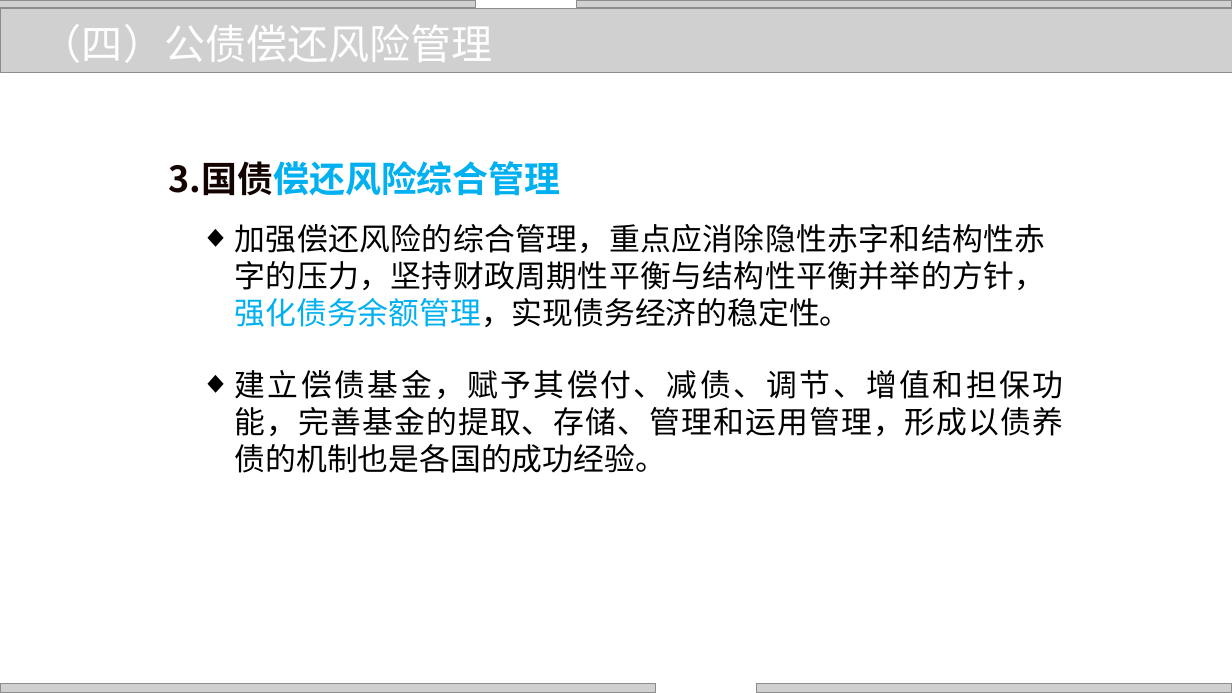
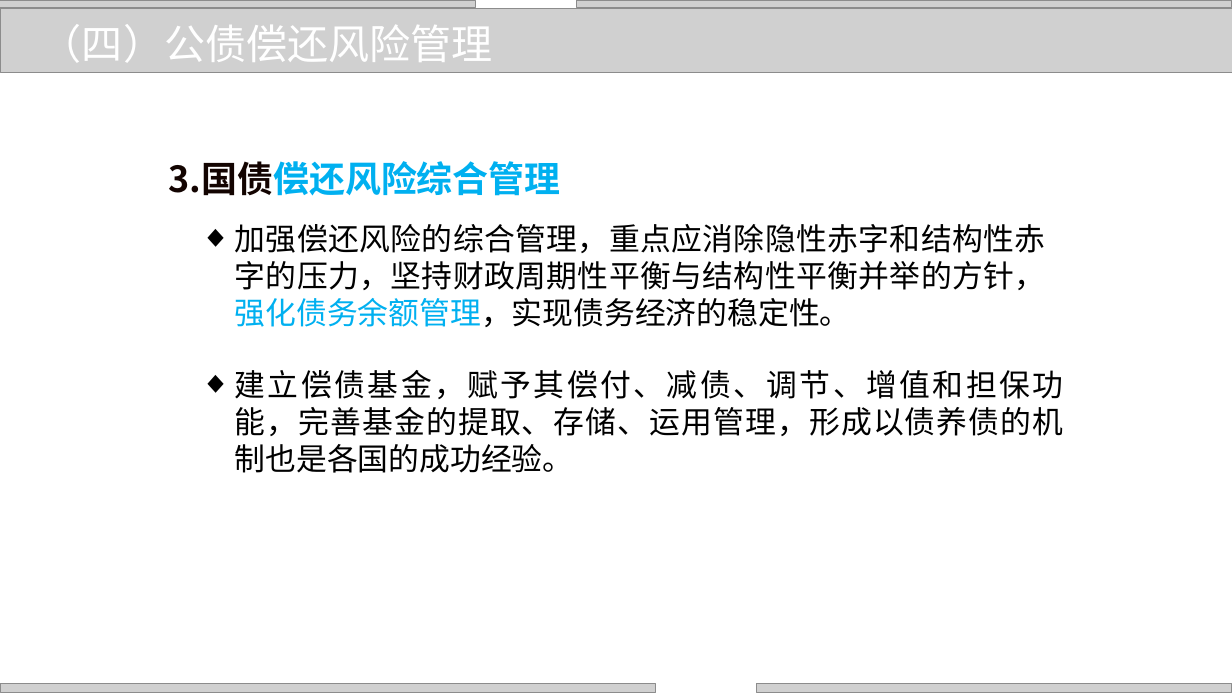
Before and after one commit to zhangjianzhang/internet_credit, a slide deck: slide 42 of files/slides/lecture_13.pptx (slide 38 before the commit). Drawn at 1232x693 pixels with LibreOffice and Linux fonts; fonts in the diff are those of the drawing; grey boxes stand for pictures; background and template pictures are left out. Boxes give left, top, right and bottom in pixels: in the first picture for what was removed or moved away, otherwise in the second. Text is boxed around its words. In the diff, an @@ line names an element or a change of style, - is before the commit and + after.

```diff
--- a/files/slides/lecture_13.pptx
+++ b/files/slides/lecture_13.pptx
@@ text at (235,370,1064,473): text changed @@
-◆ 建立偿债基金，赋予其偿付、减债、调节、增值和担保功能，完善基金的提取、存储、管理和运用管理，形成以债养债的机制也是各国的成功经验。
+◆ 建立偿债基金，赋予其偿付、减债、调节、增值和担保功能，完善基金的提取、存储、运用管理，形成以债养债的机制也是各国的成功经验。
```
Also in this commit, not shown: 12 other slides changed, 4 slides added, 3 other files.
